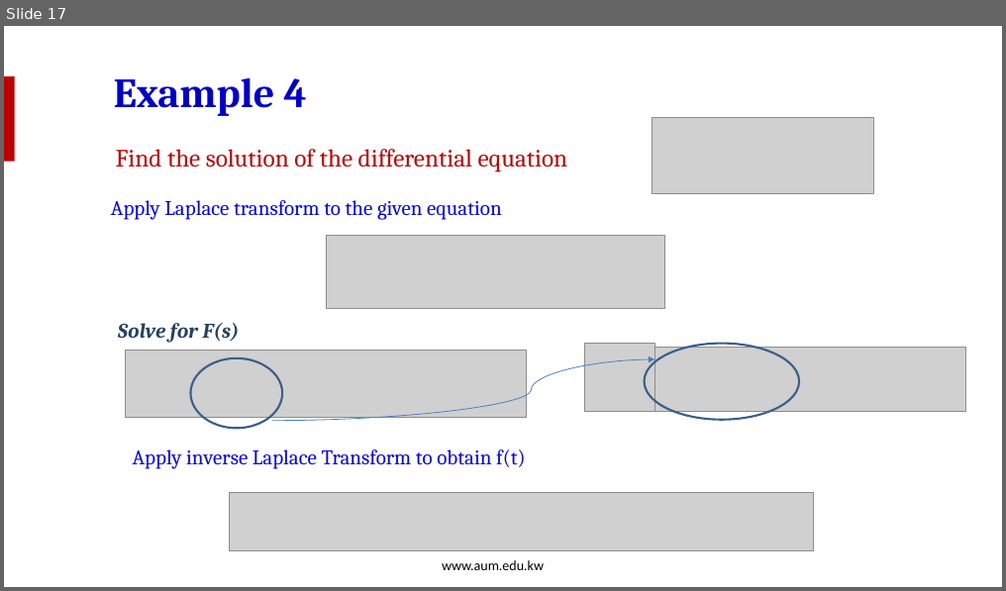
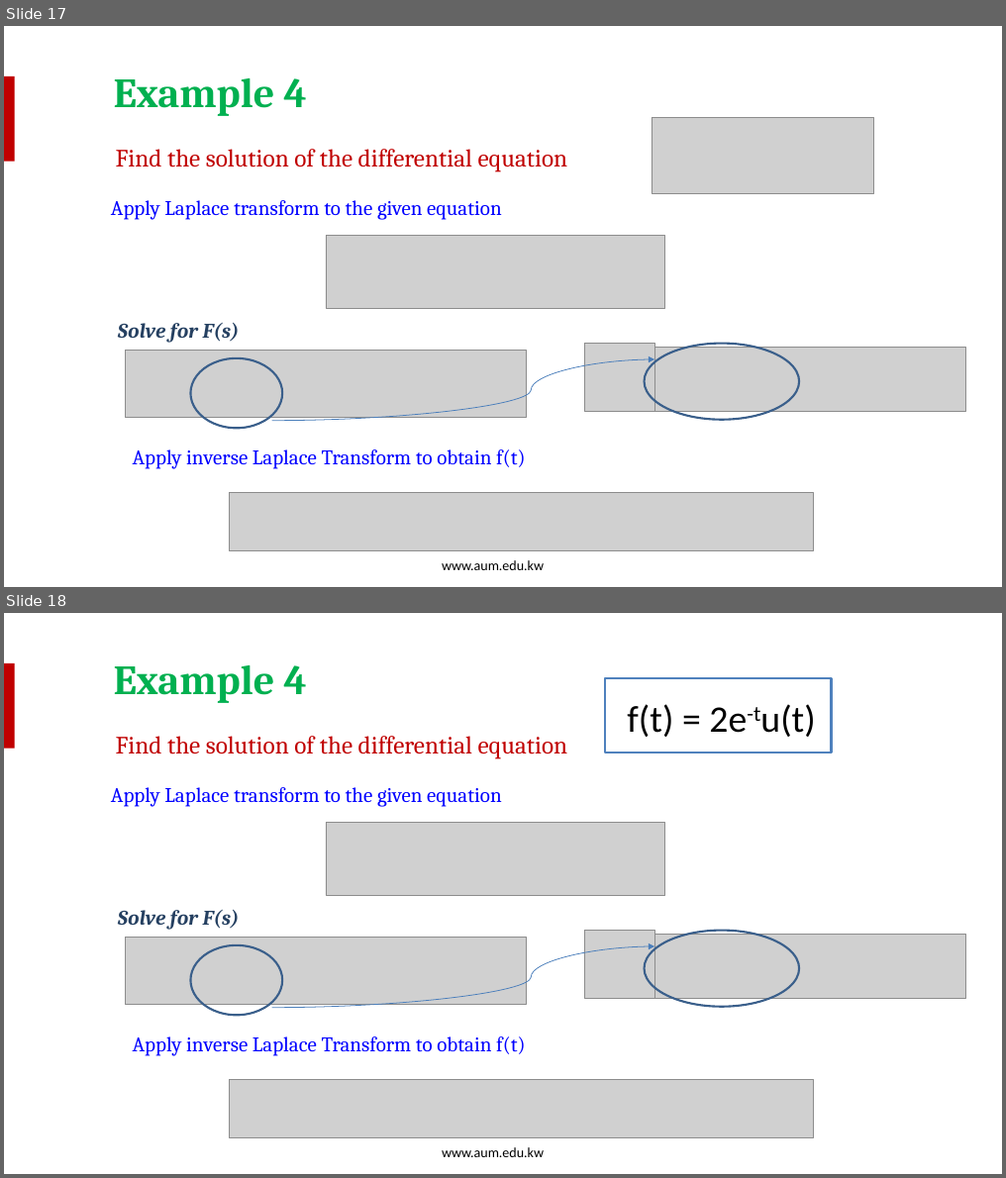
Before and after one commit to salmanrazzaq1993/AUM-WORK, a slide deck: PP WORK/Instructor Version/Week 4/Week 4 Lecture 1 - Partial Fraction.pptx. Shown one above the other, each under a label of ours: slide 17 before the commit, slides 17 and 18 after it. The pictures are 1006x591 and 1006x1178 pixels, drawn with LibreOffice and Linux fonts; fonts in the diff are those of the drawing; grey boxes stand for pictures; background and template pictures are left out. Boxes give left, top, right and bottom in pixels: in the first picture for what was removed or moved away, otherwise in the second. Text is boxed around its words. In the diff, an @@ line names an element or a change of style, - is before the commit and + after.

```diff
--- a/PP WORK/Instructor Version/Week 4/Week 4 Lecture 1 - Partial Fraction.pptx
+++ b/PP WORK/Instructor Version/Week 4/Week 4 Lecture 1 - Partial Fraction.pptx
@@ slide 18 added at box(4, 613, 1002, 1174), background picture (left out); not listed: 2 template elements that a slide beside it also shows @@
@@ text added at box(114, 664, 307, 703), 40 pt, text #00B050, bold @@
+Example 4
@@ rectangle added at box(605, 678, 832, 753), fill #FFFFFF, outline #4F81BD 2 pt @@
@@ text added at box(627, 704, 760, 737), 36 pt, text #000000 @@
+f(t) = 2e-tu(t)
@@ text added at box(116, 736, 568, 760), 24 pt, text #C00000 @@
+Find the solution of the differential equation
@@ text added at box(111, 787, 502, 807), 20 pt, text #0000FF @@
+Apply Laplace transform to the given equation
@@ picture added at box(326, 823, 665, 895) @@
@@ text added at box(118, 910, 240, 930), 20 pt, text #254061, bold, italic @@
+Solve for F(s)
@@ picture added at box(126, 937, 527, 1004) @@
@@ picture added at box(585, 931, 654, 998) @@
@@ picture added at box(632, 934, 966, 998) @@
@@ ellipse added at box(645, 931, 799, 1007), outline #3A5F8C 2 pt @@
@@ ellipse added at box(190, 946, 282, 1015), outline #3A5F8C 2 pt @@
@@ curved arrow added from (272, 1008) to (654, 947), #4B7EBC 0.75 pt @@
@@ text added at box(133, 1037, 525, 1057), 20 pt, text #0000FF @@
+Apply inverse Laplace Transform to obtain f(t)
@@ picture added at box(229, 1080, 813, 1138) @@
@@ slide 17 changed as well @@
@@ text "Example 4" at box(114, 77, 307, 116): text colour #0000CC to #00B050 @@
```
Also in this commit, not shown: 16 other slides changed.
